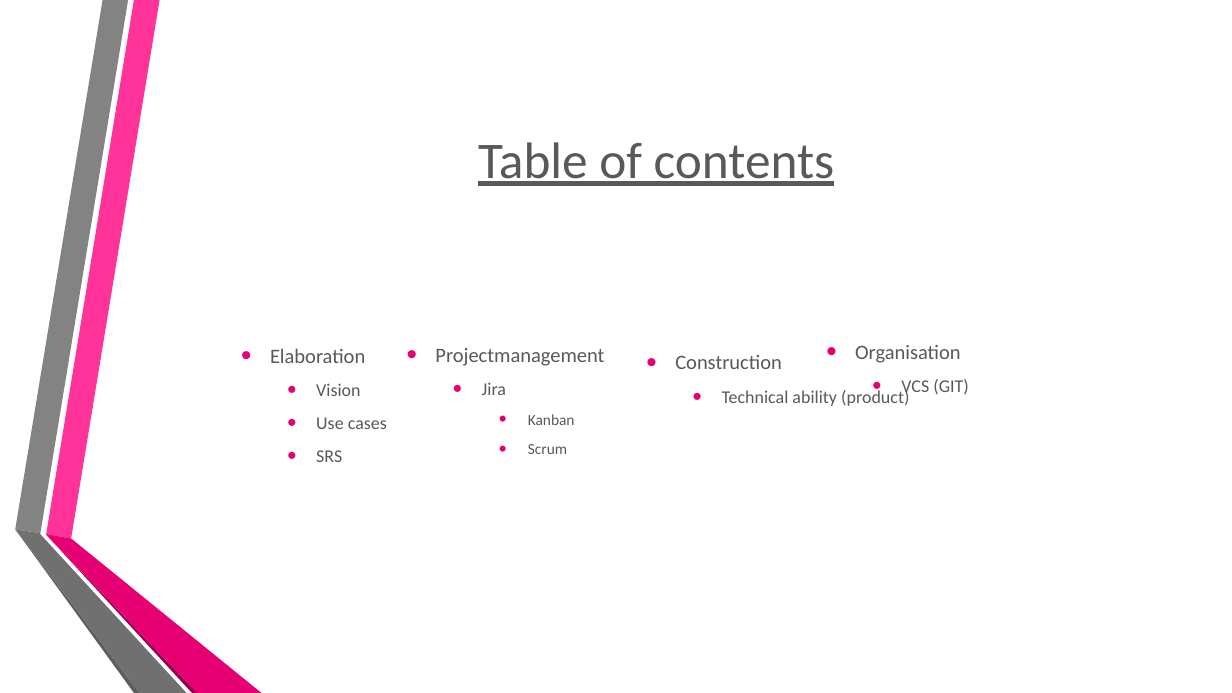
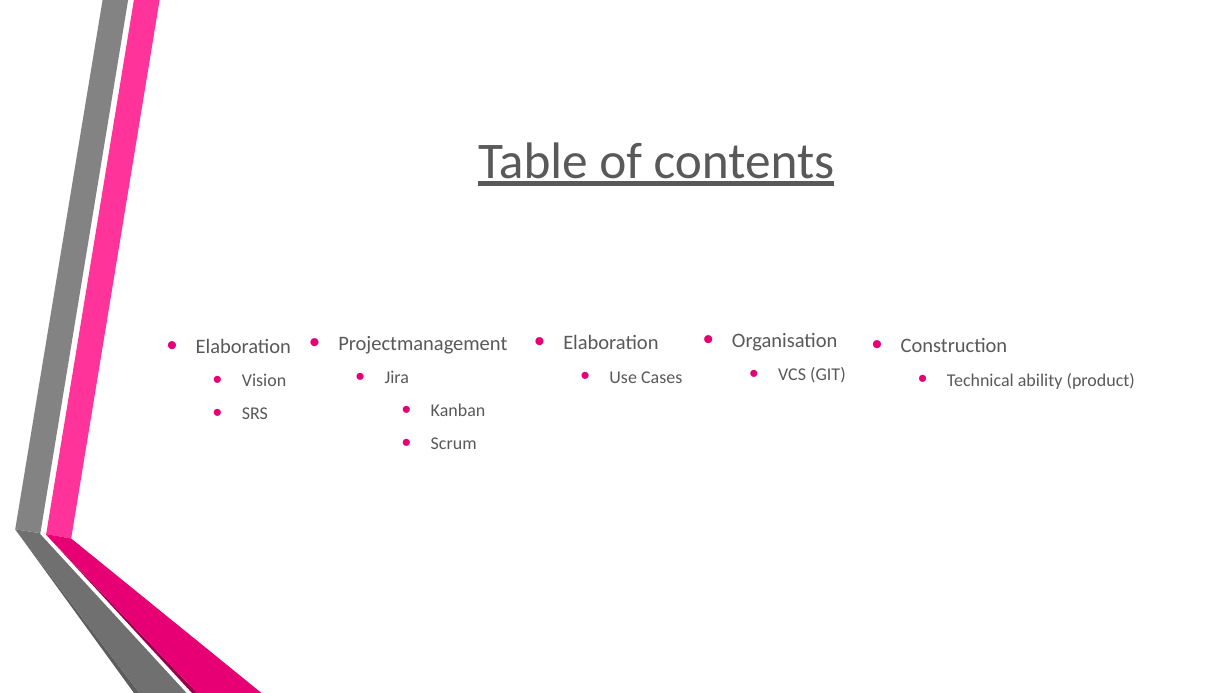
Before and after one commit to BaerJoel/Doc-MemeVZ, a slide deck: slide 2 of MidTermPresentation.pptx. Drawn at 1232x693 pixels with LibreOffice and Linux fonts; fonts in the diff are those of the drawing; background and template pictures are left out. Boxes give left, top, right and bottom in pixels: in the first picture for what was removed or moved away, otherwise in the second. Text is boxed around its words. In the diff, an @@ line names an element or a change of style, - is before the commit and + after.

```diff
--- a/MidTermPresentation.pptx
+++ b/MidTermPresentation.pptx
@@ text "Organisation": place and size @@
-text "Organisation" at box(855, 345, 969, 397)
+text "Organisation" at box(732, 333, 846, 382)
@@ text "Construction": place and size @@
-text "Construction" at box(675, 355, 909, 406)
+text "Construction" at box(901, 338, 1135, 389)
@@ text "Elaboration": place and size @@
-text "Elaboration" at box(270, 348, 387, 462)
+text "Elaboration" at box(196, 338, 291, 419)
@@ text "Projectmanagement": place and size @@
-text "Projectmanagement" at box(435, 348, 604, 454)
+text "Projectmanagement" at box(338, 336, 507, 449)
@@ text added at box(563, 334, 682, 383), 16 pt, text #595959 @@
+• Elaboration
+  • Use Cases
@@ text at box(316, 417, 387, 429): paragraph removed @@
-  • Use cases
@@ text at box(431, 403, 486, 449): size 12 to 14 pt in "Kanban", "Scrum" @@
```
Also in this commit, not shown: 2 other slides changed, 1 slide added.
